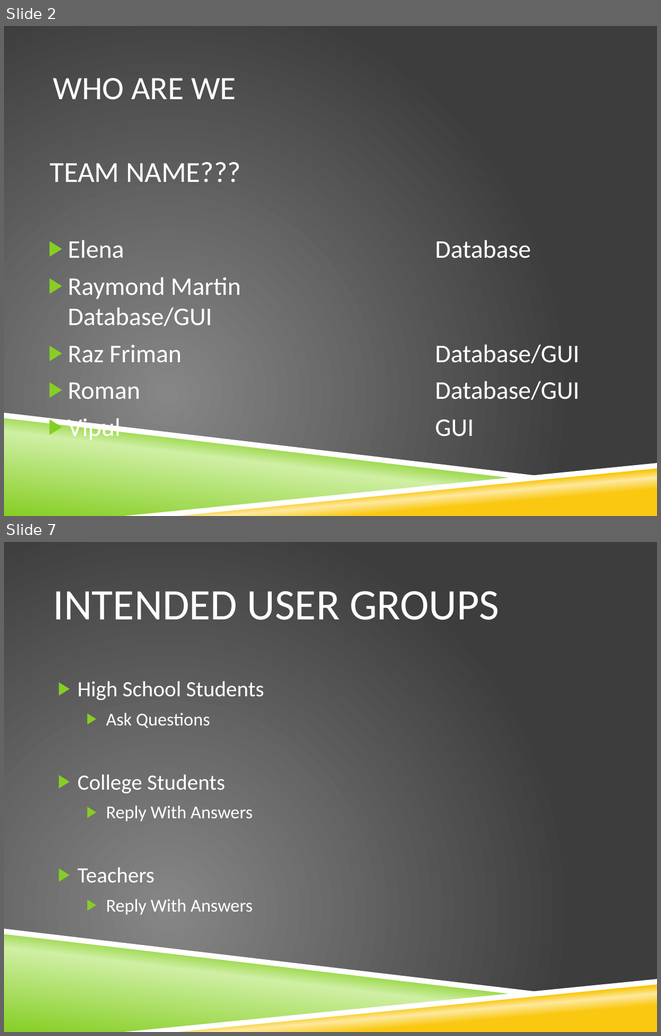
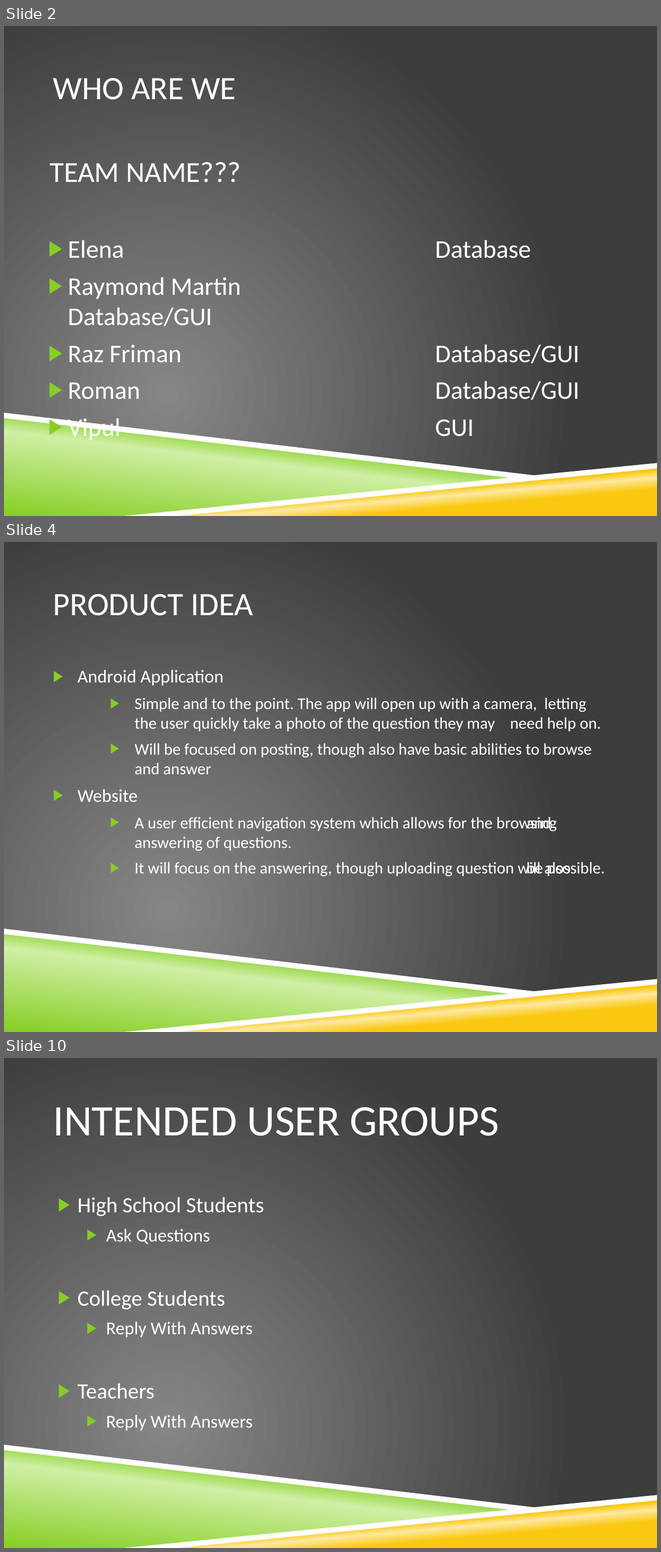
Before and after one commit to razfriman/Snap2Ask, a slide deck: Proposal.pptx. Shown one above the other, each under a label of ours: slides 2 and 7 before the commit, slides 2, 4 and 10 after it; the slides between them are not shown. The pictures are 661x1036 and 661x1552 pixels, drawn with LibreOffice and Linux fonts; fonts in the diff are those of the drawing; background and template pictures are left out. Boxes give left, top, right and bottom in pixels: in the first picture for what was removed or moved away, otherwise in the second. Text is boxed around its words. In the diff, an @@ line names an element or a change of style, - is before the commit and + after.

```diff
--- a/Proposal.pptx
+++ b/Proposal.pptx
@@ slide 4 added at bbox=[4, 542, 657, 1032], background picture (left out); not listed: 4 template elements that a slide beside it also shows @@
@@ title added at bbox=[53, 594, 253, 616], 36 pt, text #FFFFFF @@
+PRODUCT IDEA
@@ text added at bbox=[78, 670, 605, 876], 18 pt, text #FFFFFF @@
+▶ Android Application
+    ▶ Simple and to the point. The app will open up with a camera, letting the user quickly take a photo of the question they may need help on.
+    ▶ Will be focused on posting, though also have basic abilities to browse and answer
+▶ Website
+    ▶ A user efficient navigation system which allows for the browsing and answering of questions.
+    ▶ It will focus on the answering, though uploading question will also be possible.
@@ what was slide 7 is now slide 10 @@
```
Also in this commit, not shown: 4 slides changed, 2 other slides added.
